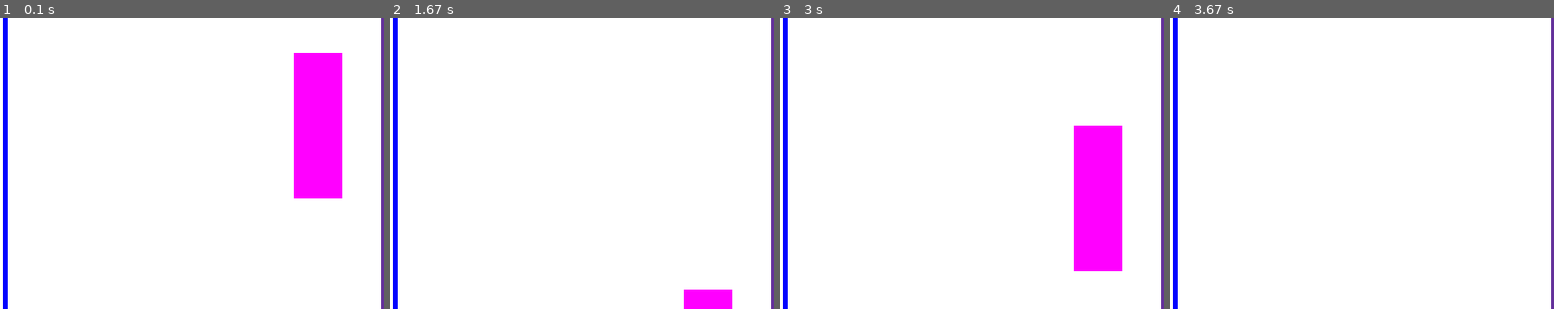
Above: before the commit, frames 1-4 (left to right).
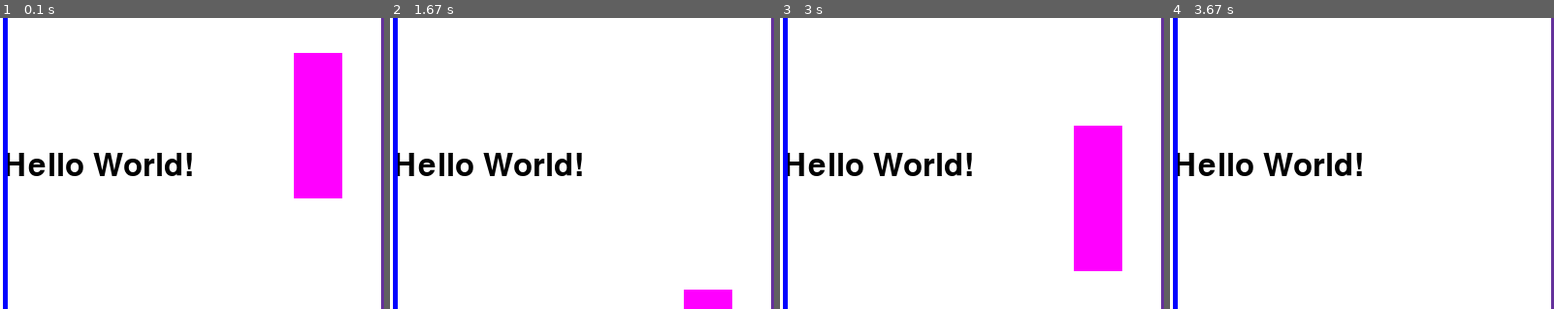
Above: after the commit, the same moments.

Repository: lookinALX/pygameProject
Game: pygame game, started from main.py
Same seed, same stepped clock (60 frames per second), same inputs: the game is played once before the commit and once after it.
Inputs (mouse positions are % of the whole screen's width and height, from its top left):
- Up to frame 1 (0.1 s): no input
- Up to frame 2 (1.67 s): press the mouse at (91, 46) at 0.37 s; move the mouse to (68, 34) at 0.47 s; release the mouse at (46, 23) at 0.6 s; press the mouse at (91, 23) at 0.7 s; move the mouse to (53, 51) at 0.8 s; release the mouse at (14, 79) at 0.93 s; press the mouse at (91, 79) at 1.03 s; move the mouse to (60, 56) at 1.13 s; release the mouse at (29, 34) at 1.27 s; press the mouse at (91, 34) at 1.37 s; move the mouse to (69, 60) at 1.47 s; release the mouse at (48, 86) at 1.6 s
- Up to frame 3 (3 s): press the mouse at (91, 86) at 1.7 s; move the mouse to (52, 67) at 1.8 s; release the mouse at (12, 47) at 1.93 s; press the mouse at (91, 47) at 2.03 s; move the mouse to (84, 67) at 2.13 s; release the mouse at (78, 86) at 2.27 s; press the mouse at (91, 86) at 2.37 s; move the mouse to (83, 64) at 2.47 s; release the mouse at (75, 41) at 2.6 s; press the mouse at (91, 41) at 2.7 s; move the mouse to (60, 50) at 2.8 s; release the mouse at (29, 58) at 2.93 s
- Up to frame 4 (3.67 s): press the mouse at (91, 58) at 3.03 s; move the mouse to (55, 54) at 3.13 s; release the mouse at (20, 51) at 3.27 s; press the mouse at (91, 51) at 3.37 s; move the mouse to (59, 32) at 3.47 s; release the mouse at (27, 13) at 3.6 s
The pictures show only the part of the screen within x 50-100%, y 27-77%; the shares and areas given below are measured in that part.

The runs differ from the first frame. In frame 1, 1.8% of the frame differs, in the area x 2-50%, y 46-55%; in frame 2, 1.8%; in frame 3, 1.8%; in frame 4, 1.8%.

Commit message:
some changes

Diff:
--- a/gate.py
+++ b/gate.py
@@ -6,18 +6,19 @@
     def __init__(self, color: tuple, x: float, y: float, width: float, height: float, ):
         super().__init__(color, x, y, width, height)
 
-    # TODO: Написать функцию которая проверяет коллизию с мячом (только фронтально)
+        self.side = "left" if x == 0 else "right"
 
     def check_collision_with_ball(self, ball):
         # должна вернуть true если есть коллизия и false если нет
-        if(ball.radius + ball.x  < self.x + 10):
-
-            return True
-        if (ball.radius + ball.x < self.x):
-
-            return True
+        if self.side == "left":
+            if(ball.x - ball.radius < self.x + self.width):
+                return True
+        else:
+            if (ball.radius + ball.x > self.x):
+                return True
 
     score_bot = 0
     score_player = 0
     def score(self, ball):
-        return self.check_collision_with_ball(ball) # ГОЛ если true
+        if self.check_collision_with_ball(ball):
+            return True
--- /dev/null
+++ b/howToCreateWindowExample.py
@@ -0,0 +1,11 @@
+import  pygame
+
+pygame.init()
+
+screen = pygame.display.set_mode((100,100))
+
+while True:
+    pygame.display.update()
+    for event in pygame.event.get():
+        if event.type == pygame.QUIT:
+            pygame.quit()
--- a/main.py
+++ b/main.py
@@ -18,6 +18,10 @@
     game_ball = ball.Ball(color=(255, 0, 0), x=720, y=50, radius=20, speed_x=0.05, speed_y=0.1)
     main_player = player.Player((255, 0, 255),700, 200, 50, 150, 0, 0)
     bot_rocket = bot.Bot((100, 50, 155), 50, 200, 50, 150, 0, 0.08)
+
+    # шрифт
+    font = pygame.font.SysFont(None, 48)
+    text_surface = font.render("Hello World!", True, (0,0,0))
     # Бесконечный цикл программы
     running = True
     while running:
@@ -33,6 +37,9 @@
 
         screen.fill((255, 255, 255))
         """Draw objects"""
+
+        screen.blit(text_surface, (constants.SCREEN_WIDTH/2, constants.SCREEN_HEIGHT/2))
+
         bot_rocket.draw(screen)
         main_player.draw(screen)
         gates1.draw(screen)
@@ -46,9 +53,11 @@
         game_ball.change_direction_if_collision(main_player)
         game_ball.change_direction_if_collision(bot_rocket)
         bot_rocket.follow_ball(game_ball)
-        print(gates1.score(game_ball))
-        #TODO: Вызвать функцию проверки коллизии у ворот с мячом
-        #TODO: Если есть коллизия, то печатать счет (например 0:1)
+        if gates1.score(game_ball):
+            print("GOAL gates 1!")
+        if gates2.score(game_ball):
+            print("GOAL gates 2!")
+
         pygame.display.update()
 
     pygame.quit()
Not shown, added: todo_list
